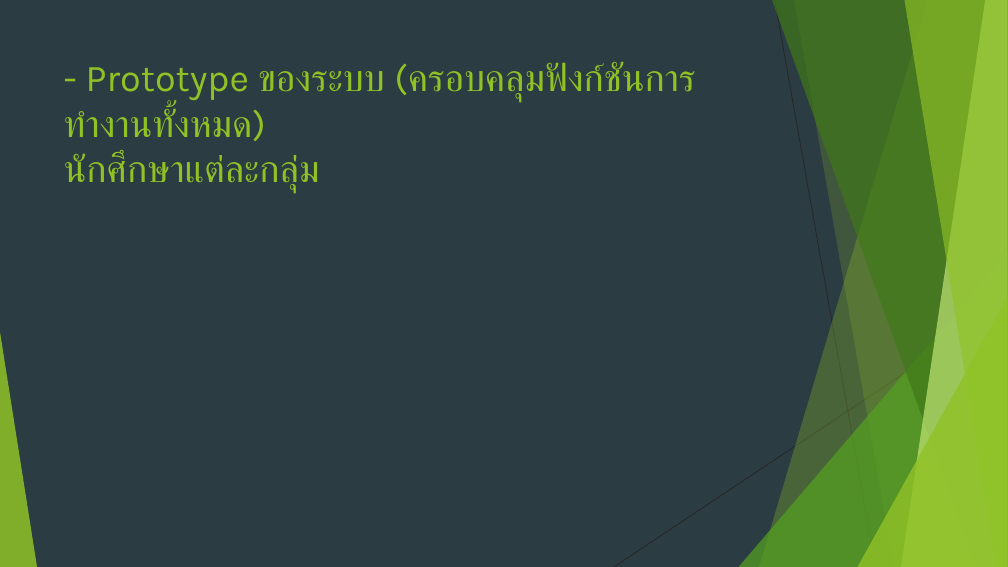
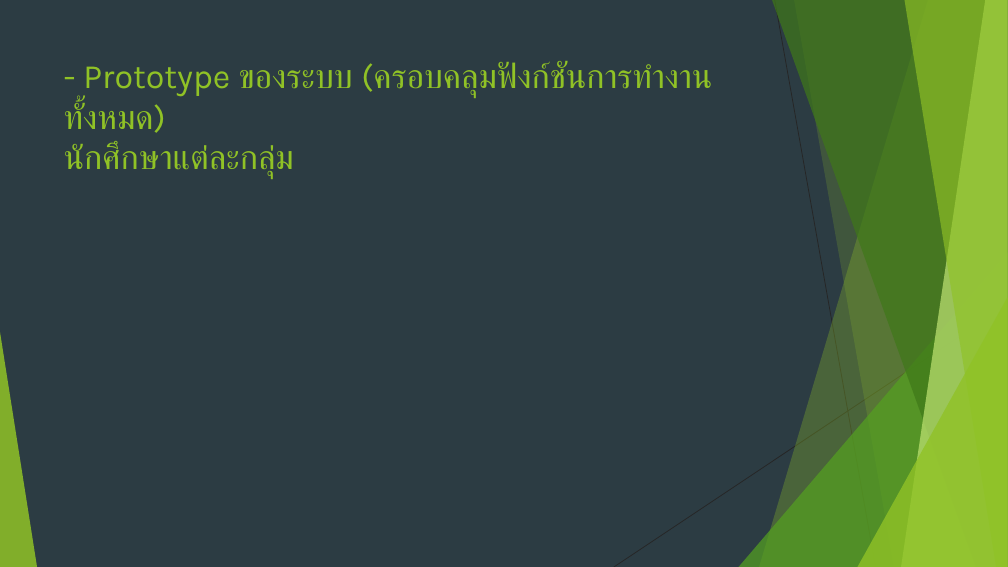
Before and after one commit to MrKriKri/project1, a slide deck: slide 9 of Diabetes Healthy.pptx (slide 8 before the commit). Drawn at 1008x567 pixels with LibreOffice and Linux fonts; fonts in the diff are those of the drawing. Boxes give left, top, right and bottom in pixels: in the first picture for what was removed or moved away, otherwise in the second. Text is boxed around its words. In the diff, an @@ line names an element or a change of style, - is before the commit and + after.

Commit message:
all pic present prototype

```diff
--- a/Diabetes Healthy.pptx
+++ b/Diabetes Healthy.pptx
@@ title "- Prototype ของระบบ (ครอบคลุมฟังก์ชันการทำงานทั้งหมด) นักศึก ..." at <box>64,62,712,179</box>: size 36 to 32.4 pt @@
```
Also in this commit, not shown: 3 other slides changed, 3 slides added, 2 slides removed, 8 other files.
